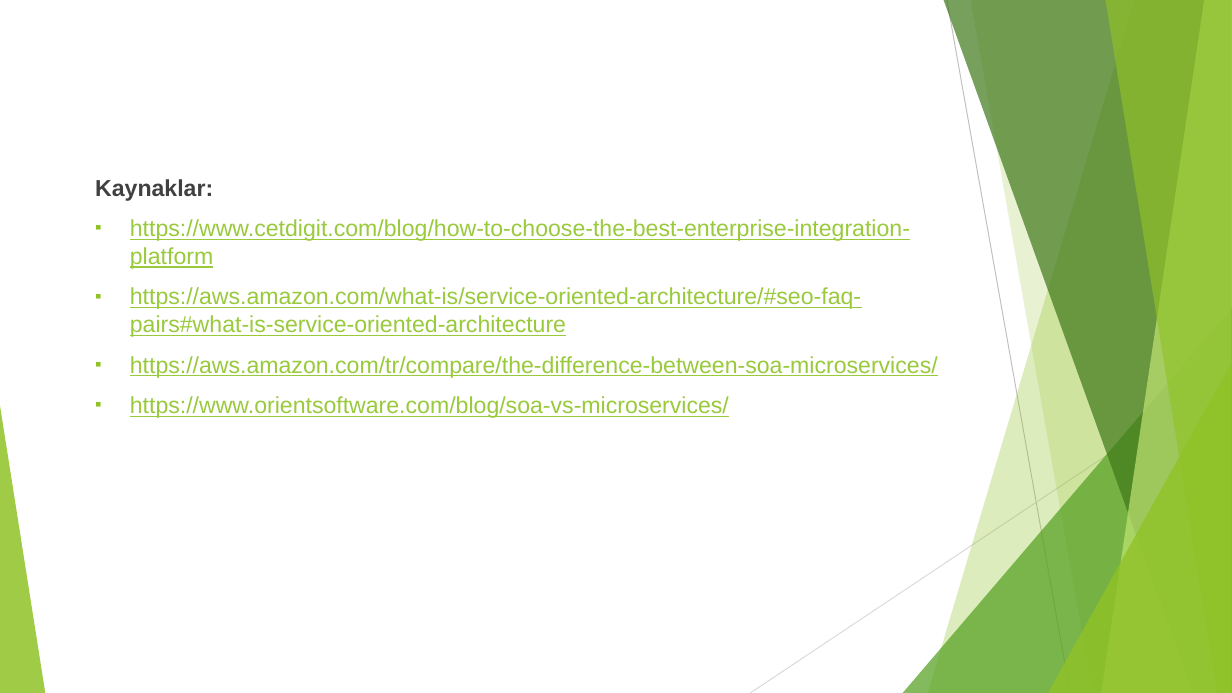
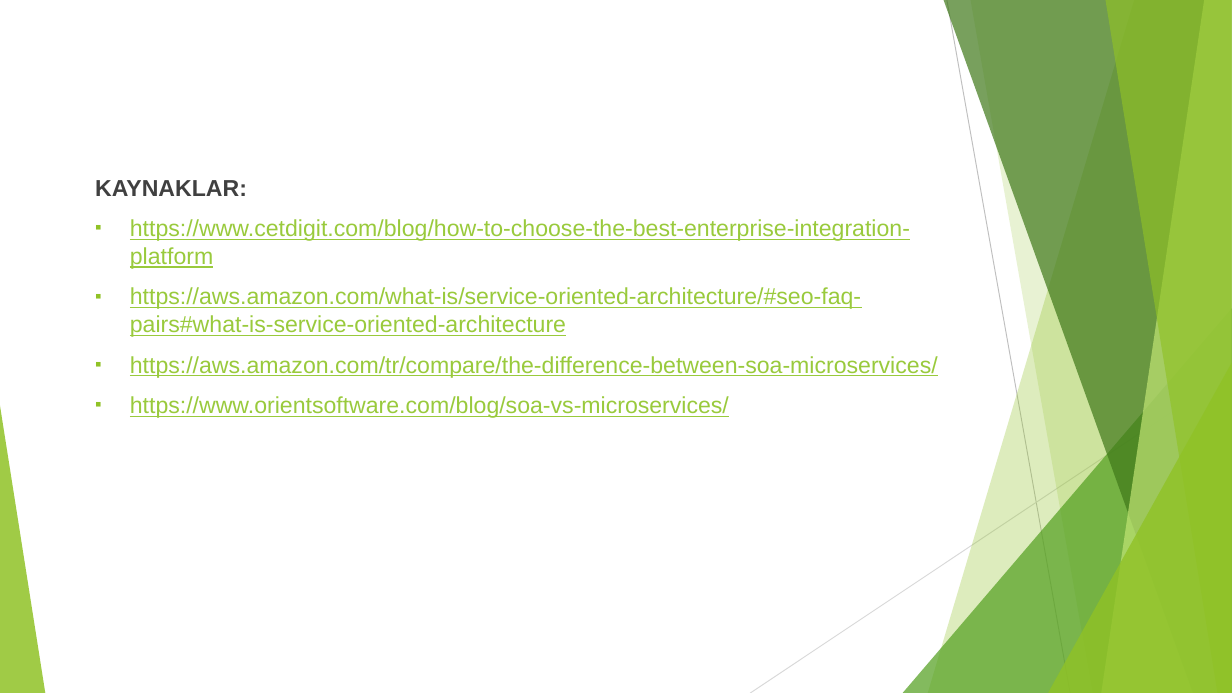
Before and after one commit to ariferol/events-112, a slide deck: slide 16 of presentations/EnterpriseSoftwareArchitectures.pptx. Drawn at 1232x693 pixels with LibreOffice and Linux fonts; fonts in the diff are those of the drawing. Boxes give left, top, right and bottom in pixels: in the first picture for what was removed or moved away, otherwise in the second. Text is boxed around its words. In the diff, an @@ line names an element or a change of style, - is before the commit and + after.

```diff
--- a/presentations/EnterpriseSoftwareArchitectures.pptx
+++ b/presentations/EnterpriseSoftwareArchitectures.pptx
@@ text at [95,180,247,196]: text changed @@
-Kaynaklar:
+KAYNAKLAR:
```
Also in this commit, not shown: 10 other slides changed, 2 slides added, 2 slides removed.
